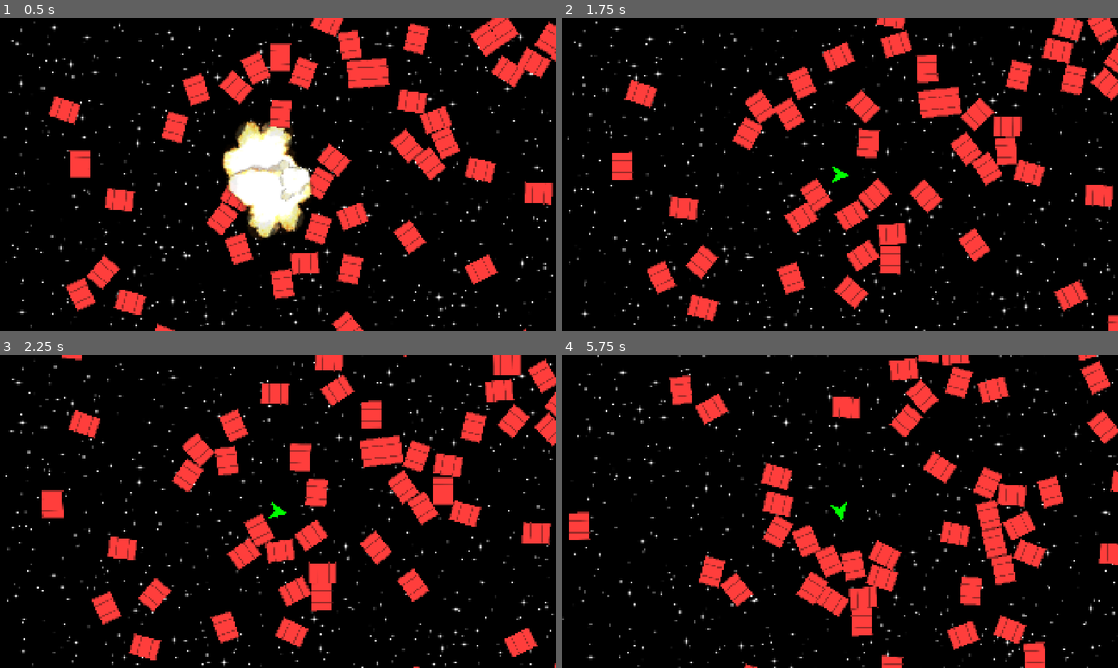
Above: before the commit, frames 1-4 (two rows, left to right).
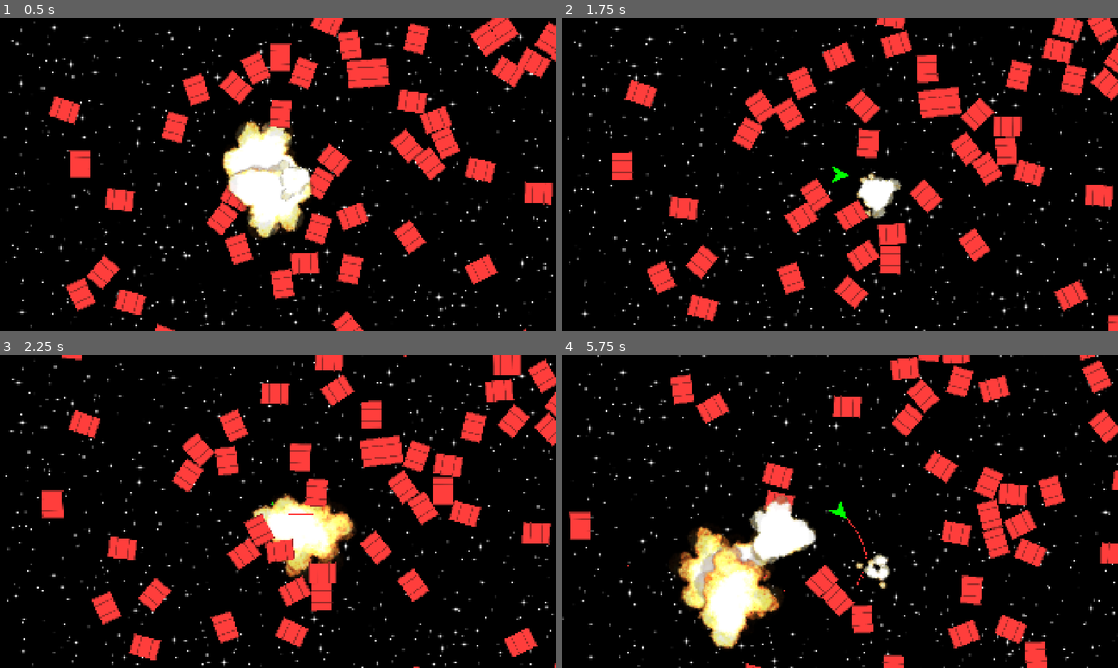
Above: after the commit, the same moments.

Repository: tsraveling/dog-fight
Game: Godot game, scene res://prototypes/flight-model/ProtoFlightModel.tscn
The game is run twice, just before and just after one commit, with the same random seed, the same clock (stepped at 60 frames per second) and the same inputs.
Inputs:
- Up to frame 1 (0.5 s): no input
- Up to frame 2 (1.75 s): hold D (move_right) 0.53-1.28 s; hold Space (shoot) 0.53-1.28 s; hold Shift (angular_brake) from 1.28 s (still down); tap Space (shoot) at 1.35 s
- Up to frame 3 (2.25 s): release Shift (angular_brake) at 2.03 s; hold D (move_right) from 2.03 s (still down); hold Space (shoot) from 2.03 s (still down)
- Up to frame 4 (5.75 s): release D (move_right) at 2.78 s; release Space (shoot) at 2.78 s; hold W (move_up) 2.78-3.53 s; tap Space (shoot) at 2.85, 4.35 s; hold Space (shoot) 3.53-4.28 s; hold A (move_left) 3.53-5.03 s; hold Shift (angular_brake) from 5.03 s (still down); hold Space (shoot) from 5.03 s (still down)

Frame 1 is identical in both runs. In frame 2, 0.7% of the frame differs, in the area x 52-62%, y 49-64%; in frame 3, 2.6%; in frame 4, 12%, in the area x 1-100%, y 0-100%.

Commit message:
Adds basic bullets

Diff:
--- a/client/prototypes/flight-model/barrel/barrel.gd
+++ b/client/prototypes/flight-model/barrel/barrel.gd
@@ -1,8 +1,10 @@
-
 extends RigidBody2D
 
+@export var max_health: float = 20.0
 @onready var anim = $ExplosionAnimation
 @onready var barrel = $Sprite2D
+
+var current_health: float
 
 func _ready() -> void:
 	linear_damp_mode = RigidBody2D.DAMP_MODE_REPLACE # Not working when located in parent
@@ -10,12 +12,19 @@
 	angular_damp_mode = RigidBody2D.DAMP_MODE_REPLACE
 	angular_damp = 0.0
 
+	current_health = max_health
 	anim.animation_finished.connect(_on_animation_finished) # Attach signal for end of animation
-	# connect("body_entered", _on_body_entered)  # Attach signal for collision detection
+	body_entered.connect(_on_body_entered)  # Enable collision detection
+	add_to_group("barrels")  # Add to barrels group for projectile detection
 
 func _on_body_entered(body):
 	if body.name == "ProtoShip":
-		trigger_explosion() # On collision, trigger the explosion
+		trigger_explosion() # On collision with ship, trigger the explosion
+
+func take_damage(amount: float) -> void:
+	current_health -= amount
+	if current_health <= 0:
+		trigger_explosion()
 
 func trigger_explosion():
 	anim.visible = true # Keeps the animation hidden until triggered
--- a/client/prototypes/flight-model/ship/ProtoShip.gd
+++ b/client/prototypes/flight-model/ship/ProtoShip.gd
@@ -3,10 +3,13 @@
 @export var thrust_force: float = 5000.0
 @export var rotation_speed: float = 5.0
 @export var torque_force: float = 500.0 # Rotational force
+@export var fire_cooldown: float = 0.01  # Time between shots in seconds
 
 @onready var thrust_polygon := $ThrustPolygon
+@onready var projectile_scene := preload("res://prototypes/flight-model/ship/projectiles/Projectile.tscn")
 
 var forward_thrust: Vector2 = Vector2.ZERO
+var can_fire: bool = true
 
 func _ready() -> void:
 	linear_damp_mode = RigidBody2D.DAMP_MODE_REPLACE
@@ -31,3 +34,19 @@
 		apply_torque(-torque_force * delta)  # Rotate left
 	if Input.is_action_pressed("move_right"):
 		apply_torque(torque_force * delta)  # Rotate right
+
+	if Input.is_action_pressed("shoot") and can_fire:
+		fire_projectile()
+
+func fire_projectile() -> void:
+	var projectile = projectile_scene.instantiate()
+	get_tree().root.add_child(projectile)
+
+	# Calculate spawn position slightly in front of the ship
+	var spawn_offset = Vector2(0, -30).rotated(rotation)
+	projectile.initialize(global_position + spawn_offset, Vector2(0, -1).rotated(rotation))
+
+	# Start cooldown
+	can_fire = false
+	await get_tree().create_timer(fire_cooldown).timeout
+	can_fire = true
--- /dev/null
+++ b/client/prototypes/flight-model/ship/projectiles/Projectile.gd
@@ -0,0 +1,31 @@
+extends Area2D
+
+@export var speed: float = 500.0
+@export var damage: float = 10.0
+@export var lifetime: float = 2.0  # How long the projectile lives before being destroyed
+
+var direction: Vector2 = Vector2.RIGHT  # Default direction, will be set when fired
+
+func _ready():
+	# Start the lifetime timer
+	await get_tree().create_timer(lifetime).timeout
+	queue_free()
+
+func _process(delta):
+	# Move the projectile in its direction
+	position += direction * speed * delta
+
+func _on_body_entered(body):
+	# Check if we hit a barrel
+	if body.is_in_group("barrels"):
+		# Apply damage to the barrel
+		if body.has_method("take_damage"):
+			body.take_damage(damage)
+		# Destroy the projectile
+		queue_free()
+
+func initialize(start_position: Vector2, dir: Vector2):
+	position = start_position
+	direction = dir.normalized()
+	# Rotate the projectile to face its direction
+	rotation = direction.angle()
--- /dev/null
+++ b/client/prototypes/flight-model/ship/projectiles/Projectile.tscn
@@ -0,0 +1,21 @@
+[gd_scene load_steps=3 format=3 uid="uid://b6x8v0j6y5n3q"]
+
+[ext_resource type="Script" path="res://prototypes/flight-model/ship/projectiles/Projectile.gd" id="1_2k4m3"]
+
+[sub_resource type="RectangleShape2D" id="RectangleShape2D_1"]
+size = Vector2(10, 4)
+
+[node name="Projectile" type="Area2D"]
+script = ExtResource("1_2k4m3")
+
+[node name="CollisionShape2D" type="CollisionShape2D" parent="."]
+shape = SubResource("RectangleShape2D_1")
+
+[node name="ColorRect" type="ColorRect" parent="."]
+offset_left = -5.0
+offset_top = -2.0
+offset_right = 5.0
+offset_bottom = 2.0
+color = Color(1, 0.2, 0.2, 1)
+
+[connection signal="body_entered" from="." to="." method="_on_body_entered"]
Not shown: 1 places in client/prototypes/flight-model/ProtoFlightModel.tscn that only renumber resources
Not shown, added: client/prototypes/flight-model/ship/projectiles/Projectile.gd.uid
